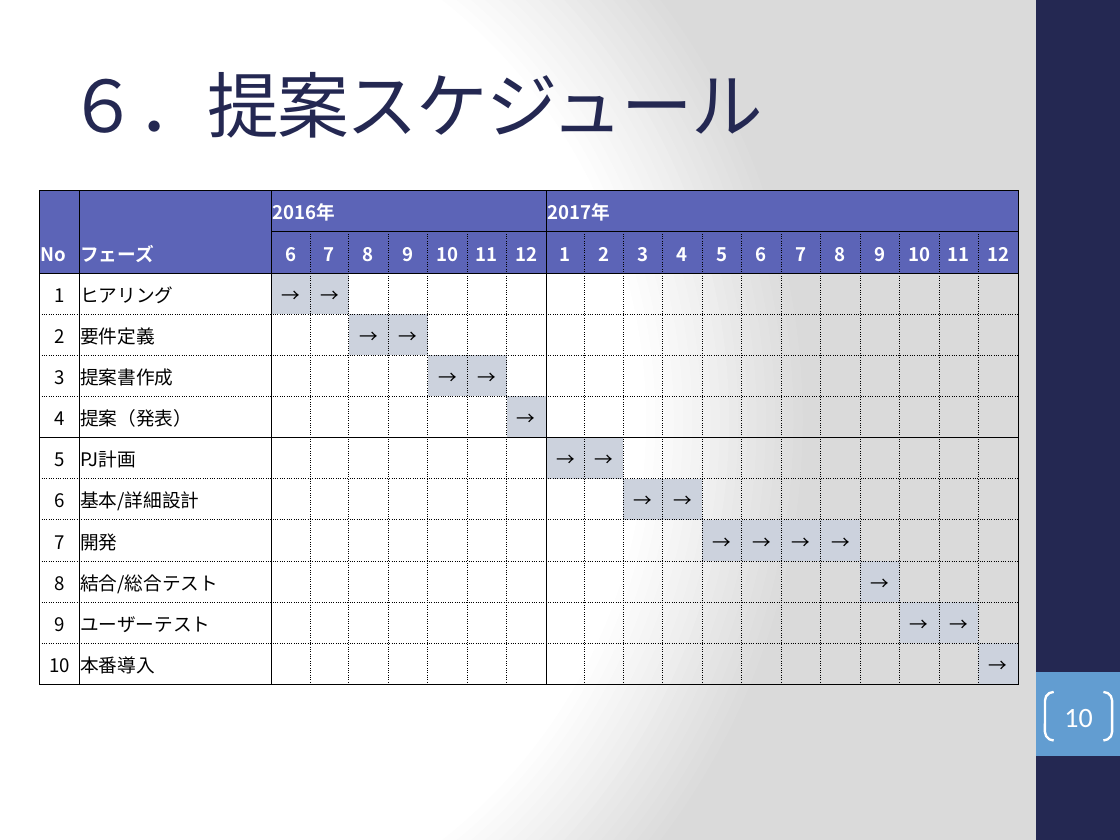
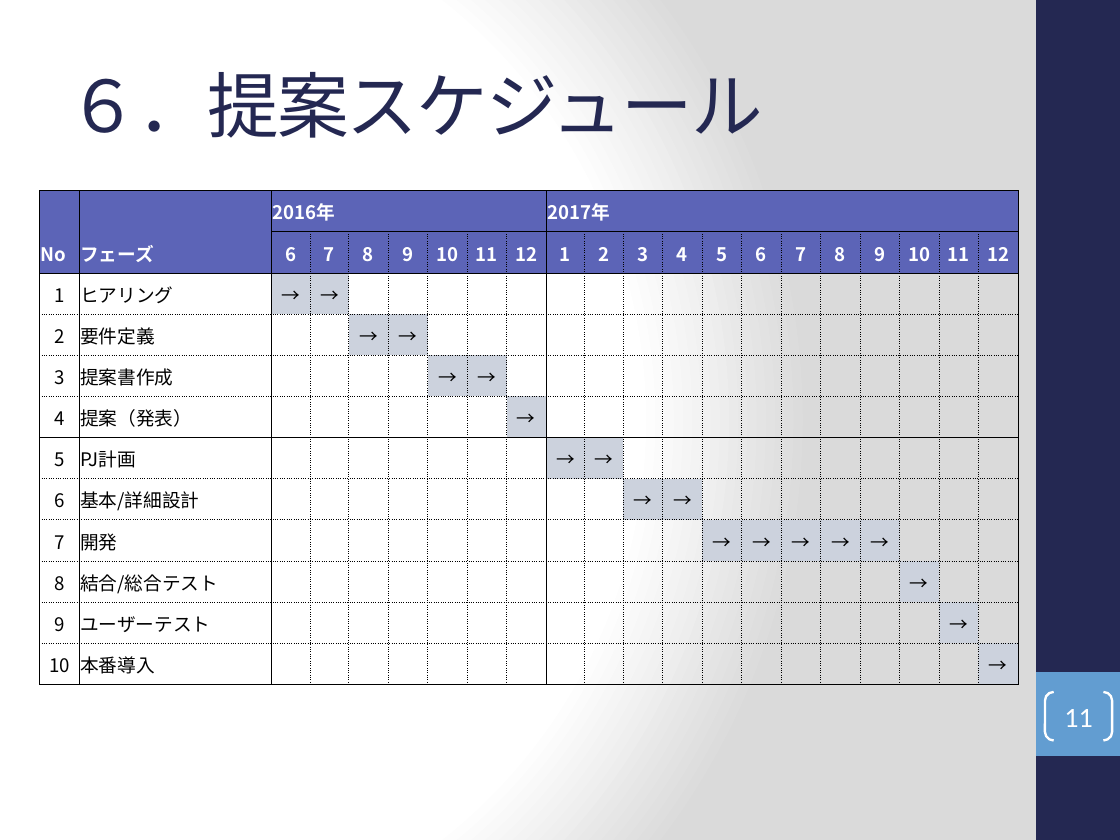
Before and after one commit to around7days/AppFreeMemo, a slide deck: slide 11 of 月報システム化提案.pptx (slide 10 before the commit). Drawn at 1120x840 pixels with LibreOffice and Linux fonts; fonts in the diff are those of the drawing. Boxes give left, top, right and bottom in pixels: in the first picture for what was removed or moved away, otherwise in the second. Text is boxed around its words. In the diff, an @@ line names an element or a change of style, - is before the commit and + after.

```diff
--- a/月報システム化提案.pptx
+++ b/月報システム化提案.pptx
@@ table at <box>39,190,1016,684</box> @@
-row 9, column 18: 
+row 9, column 18: →
-row 10, column 18: →
+row 10, column 18: 
-row 10, column 19: 
+row 10, column 19: →
-row 11, column 19: →
+row 11, column 19: 
@@ page number at <box>1064,709,1092,727</box>: text changed @@
-10
+11
```
Also in this commit, not shown: 2 other slides changed, 1 slide added, 1 slide removed.
